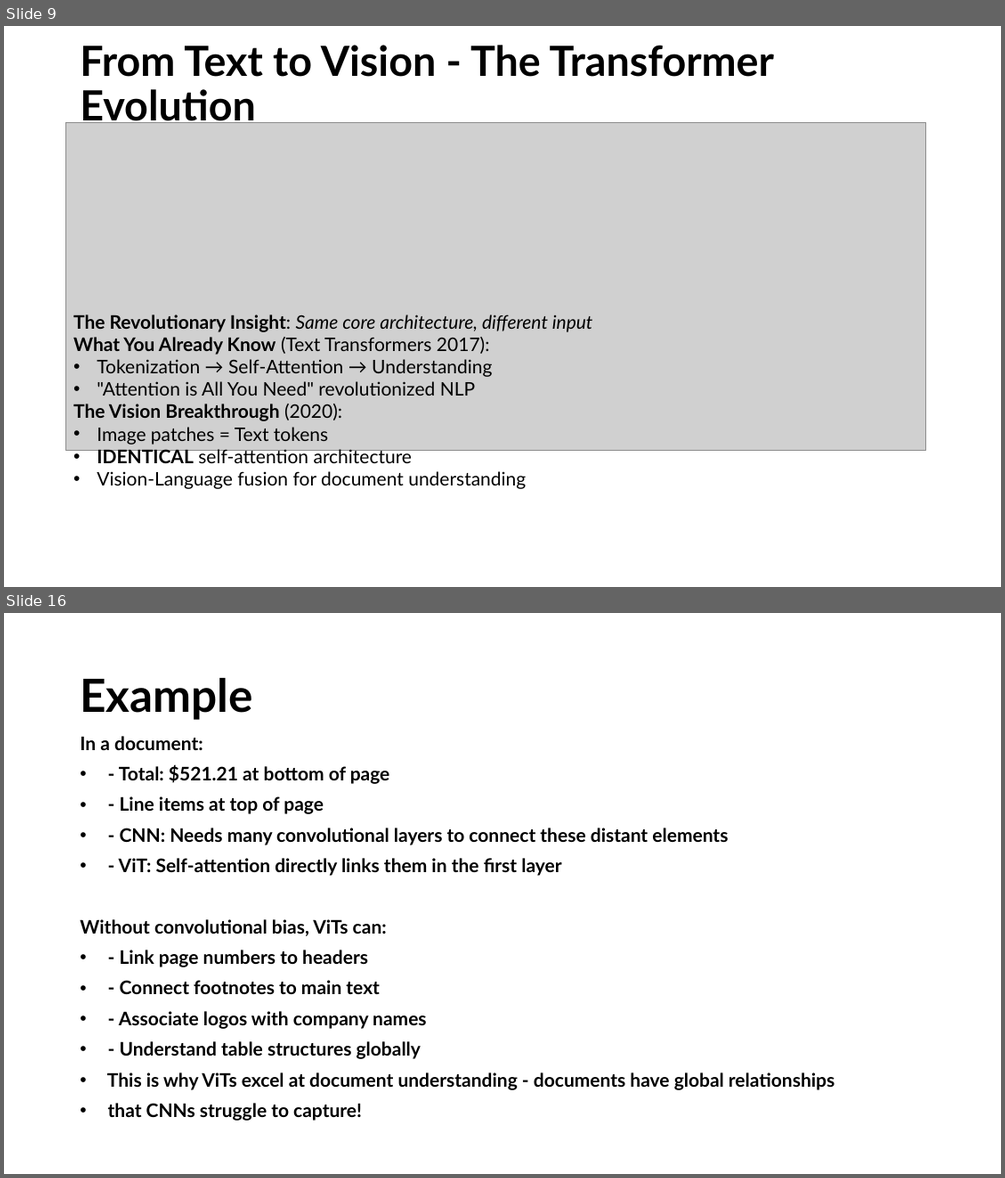
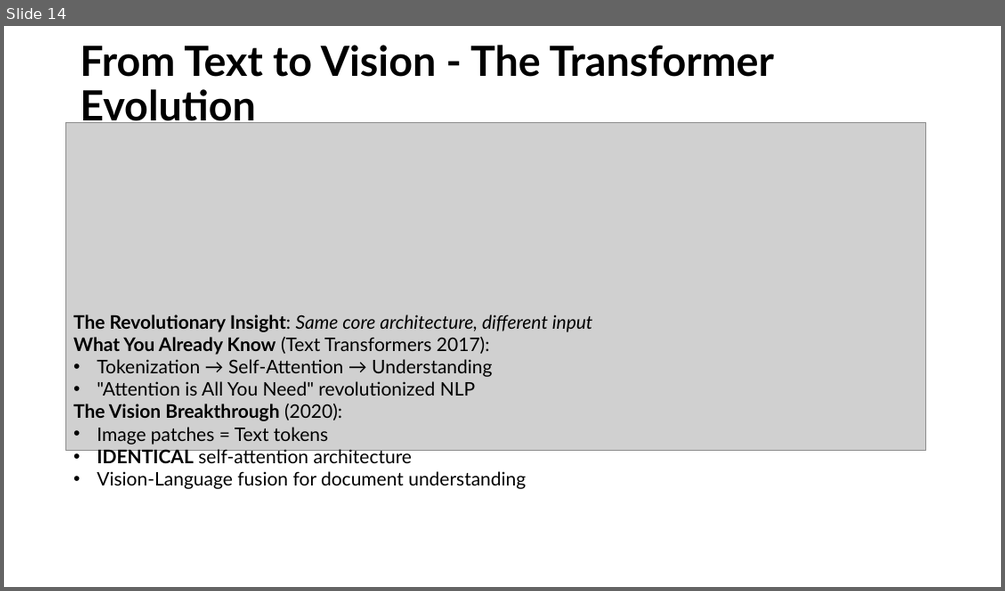
Before and after one commit to tmnestor/unified_vision_processor_minimal, a slide deck: presentation_materials/vision_transformers.pptx. Shown one above the other, each under a label of ours: slides 9 and 16 before the commit, slide 14 after it; the slides between them are not shown. The pictures are 1005x1178 and 1005x591 pixels, drawn with LibreOffice and Linux fonts; fonts in the diff are those of the drawing; grey boxes stand for pictures. Boxes give left, top, right and bottom in pixels: in the first picture for what was removed or moved away, otherwise in the second. Text is boxed around its words. In the diff, an @@ line names an element or a change of style, - is before the commit and + after.

```diff
--- a/presentation_materials/vision_transformers.pptx
+++ b/presentation_materials/vision_transformers.pptx
@@ slide 16 removed at box(4, 613, 1001, 1174), background #FFFFFF @@
@@ title removed at box(80, 678, 253, 720) @@
-Example
@@ text removed at box(80, 736, 834, 1120) @@
-In a document:
-• - Total: $521.21 at bottom of page
-• - Line items at top of page
-• - CNN: Needs many convolutional layers to connect these distant elements
-• - ViT: Self-attention directly links them in the first layer
-Without convolutional bias, ViTs can:
-• - Link page numbers to headers
-• - Connect footnotes to main text
-• - Associate logos with company names
-• - Understand table structures globally
-• This is why ViTs excel at document understanding - documents have global relationships
-• that CNNs struggle to capture!
@@ what was slide 9 is now slide 14 @@
```
Also in this commit, not shown: 3 slides changed, 14 slides added, 5 other slides removed, 1 other file.
